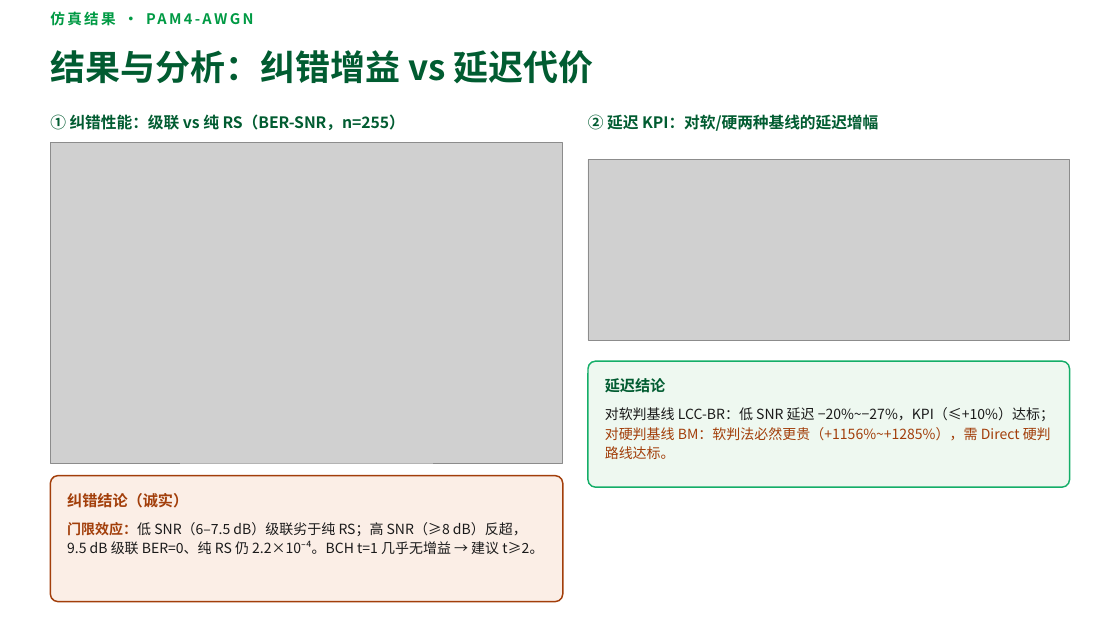
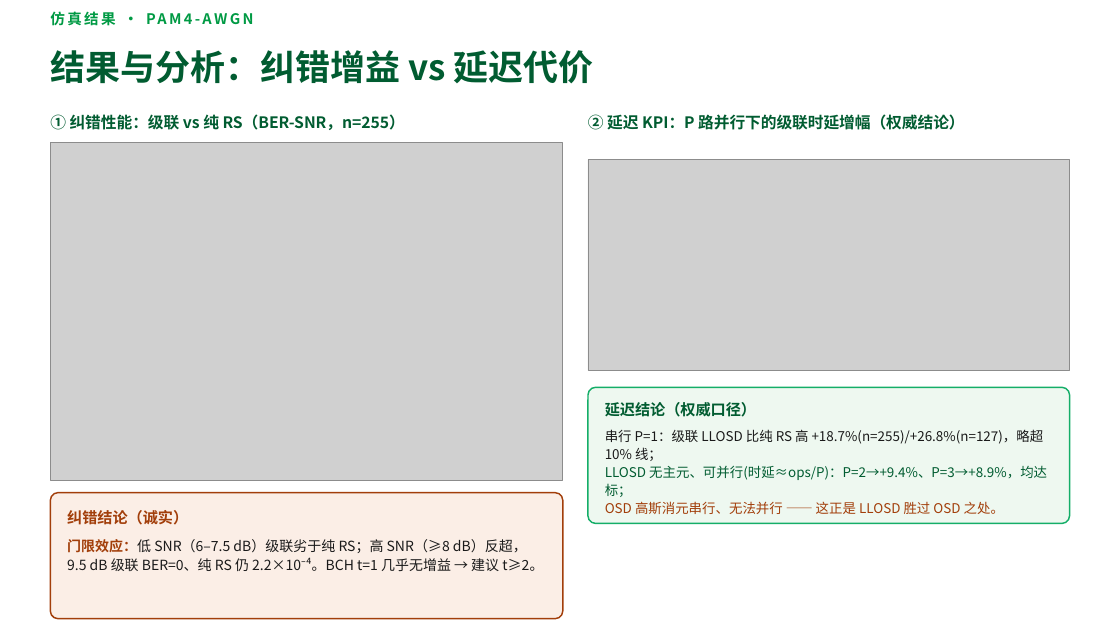
Before and after one commit to a-yeyang/efficient-osd-bch-no-ge, a slide deck: slide 4 of hard_cascade/docs/rs_bch_cascade_deck.pptx. Drawn at 1120x630 pixels with LibreOffice and Linux fonts; fonts in the diff are those of the drawing; grey boxes stand for pictures. Boxes give left, top, right and bottom in pixels: in the first picture for what was removed or moved away, otherwise in the second. Text is boxed around its words. In the diff, an @@ line names an element or a change of style, - is before the commit and + after.

```diff
--- a/hard_cascade/docs/rs_bch_cascade_deck.pptx
+++ b/hard_cascade/docs/rs_bch_cascade_deck.pptx
@@ text at bbox=[588, 114, 964, 130]: text changed @@
-② 延迟 KPI：对软/硬两种基线的延迟增幅
+② 延迟 KPI：P 路并行下的级联时延增幅（权威结论）
@@ picture: place and size @@
-picture at bbox=[50, 143, 563, 463]
+picture at bbox=[50, 143, 563, 481]
@@ picture: place and size @@
-picture at bbox=[588, 160, 1070, 340]
+picture at bbox=[588, 160, 1070, 371]
@@ rounded rectangle: place and size @@
-rounded rectangle at bbox=[588, 361, 1070, 487]
+rounded rectangle at bbox=[588, 387, 1070, 523]
@@ rounded rectangle at bbox=[588, 387, 1070, 523]: proportions changed @@
@@ text at bbox=[605, 402, 756, 417]: text changed @@
-延迟结论
+延迟结论（权威口径）
@@ text at bbox=[605, 429, 1047, 514]: text changed; size 12 to 11.5 pt; text colour #A23E0A to #1A1A1A @@
-对软判基线 LCC-BR：低 SNR 延迟 −20%~−27%，KPI（≤+10%）达标；
-对硬判基线 BM：软判法必然更贵（+1156%~+1285%），需 Direct 硬判路线达标。
+串行 P=1：级联 LLOSD 比纯 RS 高 +18.7%(n=255)/+26.8%(n=127)，略超 10% 线；
+LLOSD 无主元、可并行(时延≈ops/P)：P=2→+9.4%、P=3→+8.9%，均达标；
+OSD 高斯消元串行、无法并行 —— 这正是 LLOSD 胜过 OSD 之处。
@@ 2 texts, 1 rounded rectangle: place and size @@
-2 texts, 1 rounded rectangle at bbox=[50, 476, 563, 602]
+2 texts, 1 rounded rectangle at bbox=[50, 493, 563, 619]
```
Also in this commit, not shown: 1 other slide changed, 46 other files.
